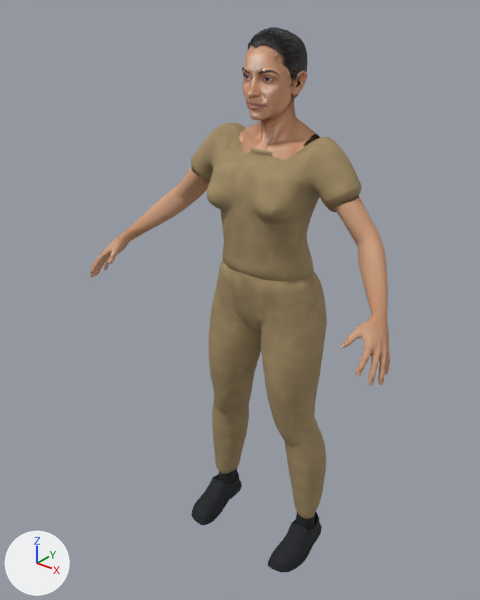
A saved change to the glTF model assets/people/lite/security-lite.glb.
Camera for both pictures: a 50 mm camera at (1.043, -1.466, 1.709) aimed at (-0.047, -0.103, 0.864). Every picture has the same lights, and +X, +Y and +Z are marked at lower left. The older version comes first. Vertices at exactly the same position are counted once.

Names of what the first picture shows: 'FaceMesh', 'security'.
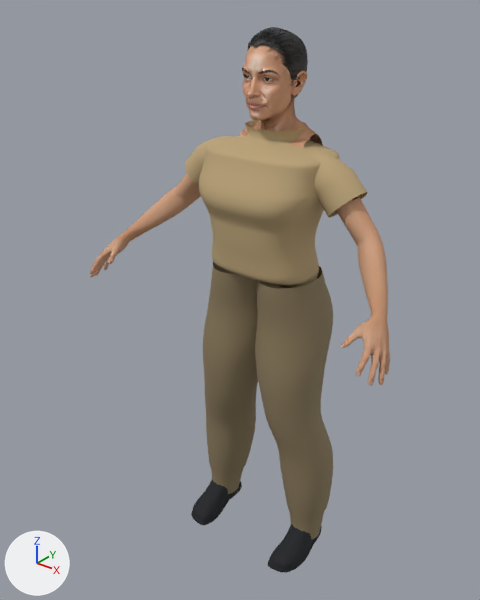
Where the change shows, as pixel boxes [x1, y1, x2, y2] in the pictures (480 x 600 px; the box of a moved part takes in the faces that stretch with it):
'security', reshaped (11% shorter)
    before: [90, 122, 390, 572]
    after: [90, 173, 390, 573]
'Uniform', added
    after: [185, 120, 368, 539]
    faces in mat_uniform_trousers (brown #8b7c5d): [203, 262, 333, 539]
    faces in mat_uniform_shirt (beige #bca479): [185, 120, 368, 288]
part 1 of me_security_005, deleted (brown)
    before: [191, 122, 362, 281]
part 2 of me_security_005, deleted (brown)
    before: [208, 260, 327, 519]
part 3 of me_security_005, moved or reshaped
    both: [340, 197, 390, 385]
part 4 of me_security_005, moved or reshaped
    before: [268, 512, 322, 572]
    after: [268, 524, 322, 573]
part 5 of me_security_005, moved or reshaped
    before: [191, 470, 242, 525]
    after: [191, 480, 242, 525]

What the commit changed:
Material 'Uniform shirt' (mat_uniform_shirt) is new.
Its base color is (0.5, 0.37, 0.19) (beige #bca479).
Its roughness is 0.85.
me_security_005 is used by ob_security; location (0.0, 0.0, 0.0).
me_security_005 had 9750 vertices, 18699 faces and spanned x -0.496..0.496, y -0.314..0.097, z 0.001..1.346.
me_security_005 now has 5266 vertices, 10199 faces and spans x -0.496..0.496, y -0.314..0.033, z 0.0..1.213.
me_security_005 part 1: the loose piece of 2642 vertices spanning x -0.27..0.27, y -0.169..0.065, z 0.953..1.346 is deleted.
me_security_005 part 2: the loose piece of 1843 vertices spanning x -0.218..0.218, y -0.146..0.097, z 0.114..0.975 is deleted.
me_security_005 part 3: 17 vertices moved within x 0.395..0.496, y -0.299..-0.22, z 0.875..0.957; 1209 vertices removed from x 0.23..0.496, y -0.314..0.005, z 0.874..1.205; 1188 vertices added at x 0.219..0.496, y -0.314..0.008, z 0.874..1.206.
me_security_005 part 4: 134 vertices removed from x 0.125..0.224, y -0.198..0.031, z 0.001..0.175; 135 vertices added at x 0.126..0.224, y -0.198..0.029, z 0.002..0.182.
me_security_005 part 5: 100 vertices removed from x -0.222..-0.126, y -0.198..0.026, z 0.002..0.135; 99 vertices added at x -0.223..-0.125, y -0.198..0.03, z 0.0..0.104.
Other edits to the shape of me_security_005 do not show in these pictures.
me_security_005 no longer uses material mat_uniform_trousers (picture img_gen_1149fro).
Mesh me_uniform_006 is new.
It has 4450 vertices, 8500 faces and spans x -0.288..0.288, y -0.193..0.103, z 0.05..1.358.
Faces by material slot: [5000, 3500].
It uses material mat_uniform_shirt (beige #bca479).
It uses material mat_uniform_trousers (brown #8b7c5d).
Object 'Uniform' (ob_uniform) is new; it shows me_uniform_006.
Its location is (0.0, 0.0, 0.0).
